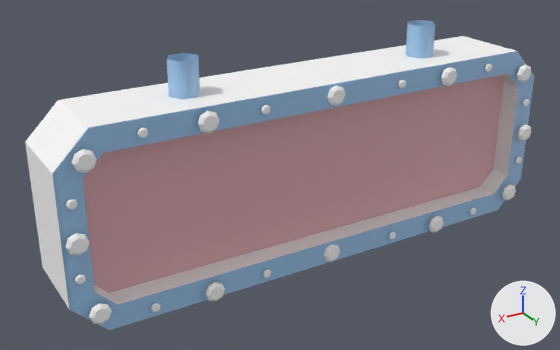
What one commit did to the FBX model Assets/Meshes/DRESSING ROOM/SM_NeonSign_001.fbx.
Both versions are drawn from a camera (50 mm lens) standing at (0.346, 0.522, 0.148) and looking at (0.029, -0.007, -0.116). Arrows for +X, +Y and +Z are at lower right; the lights stay in place. The picture after the commit comes second. Where no turn or scale is listed for an object, it has been applied to the vertices.

The first picture shows 'SM_NeonSign_001'.
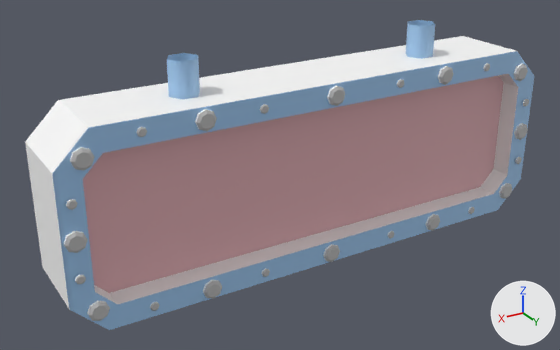
What the commit changed:
Material 'M_NeonSign_001' (mat_m_neonsign_001) is new.
Its base color is (0.5, 0.5, 0.5) (grey #bcbcbc).
me_mesh is used by ob_sm_neonsign_001; location (0.0, 0.0, 0.0).
me_mesh had 632 vertices, 519 faces and spanned x -0.23..0.23, y -0.04..0.04, z -0.192..0.0.
me_mesh now has 632 vertices, 519 faces and spans x -0.23..0.23, y -0.04..0.035, z -0.192..0.0.
me_mesh part 1: the loose piece of 24 vertices spanning x 0.107..0.124, y 0.036..0.04, z -0.191..-0.174 is moved by (0.0, -0.004, 0.0).
me_mesh part 2: the loose piece of 24 vertices spanning x 0.201..0.218, y 0.036..0.04, z -0.18..-0.163 is moved by (0.0, -0.004, 0.0).
me_mesh part 3: the loose piece of 24 vertices spanning x -0.124..-0.107, y 0.036..0.04, z -0.191..-0.174 is moved by (0.0, -0.004, 0.0).
me_mesh part 4: the loose piece of 24 vertices spanning x -0.218..-0.201, y 0.036..0.04, z -0.18..-0.163 is moved by (0.0, -0.004, 0.0).
me_mesh part 5: the loose piece of 24 vertices spanning x 0.107..0.124, y 0.036..0.04, z -0.047..-0.031 is moved by (0.0, -0.004, 0.0).
me_mesh part 6: the loose piece of 24 vertices spanning x 0.212..0.229, y 0.036..0.04, z -0.119..-0.102 is moved by (0.0, -0.004, 0.0).
me_mesh part 7: the loose piece of 24 vertices spanning x -0.124..-0.107, y 0.036..0.04, z -0.047..-0.031 is moved by (0.0, -0.004, 0.0).
me_mesh part 8: the loose piece of 24 vertices spanning x -0.218..-0.201, y 0.036..0.04, z -0.058..-0.042 is moved by (0.0, -0.004, 0.0).
me_mesh part 9: the loose piece of 24 vertices spanning x -0.229..-0.212, y 0.036..0.04, z -0.119..-0.102 is moved by (0.0, -0.004, 0.0).
me_mesh part 10: 288 of the faces centred in x -0.226..0.226, y 0.034..0.04, z -0.188..-0.033 switch from mat_m_knifepainting_001 (picture img_t_knifepainting_allcolor_001_jpg) to mat_m_neonsign_001 (grey #bcbcbc).
me_mesh part 11: texture (UV) coordinates of 288 of 519 faces, centred in x -0.226..0.226, y 0.034..0.04, z -0.188..-0.033, changed; they spanned u 0.0..0.03, v 0.72..0.75 and now span u 0.0..1.0, v 0.0..0.99.
Other edits to the shape of me_mesh do not show in these pictures.

Boxes [x1, y1, x2, y2] around the edits, measured in the pictures (560 x 350 px; the box of a moved part takes in the faces that stretch with it):
'SM_NeonSign_001', reshaped, recoloured, surface changed: [25, 20, 534, 330] in both
part 1 of me_mesh, moved or reshaped: before [205, 282, 225, 301]; after [203, 280, 222, 299]
part 2 of me_mesh, moved or reshaped: before [89, 303, 112, 324]; after [87, 300, 110, 321]
part 3 of me_mesh, moved or reshaped: before [429, 216, 444, 233]; after [425, 214, 440, 231]
part 4 of me_mesh, moved or reshaped: before [502, 184, 516, 200]; after [499, 183, 512, 199]
part 5 of me_mesh, moved or reshaped: before [198, 111, 220, 133]; after [195, 109, 217, 131]
part 6 of me_mesh, moved or reshaped: before [65, 233, 90, 256]; after [64, 231, 88, 253]
part 7 of me_mesh, moved or reshaped: before [441, 67, 457, 86]; after [438, 66, 454, 85]
part 8 of me_mesh, moved or reshaped: before [517, 64, 531, 82]; after [513, 64, 528, 81]
part 9 of me_mesh, moved or reshaped: before [518, 125, 531, 141]; after [514, 123, 528, 140]
part 10 of me_mesh, recoloured: [66, 64, 529, 321] in both
part 11 of me_mesh, surface changed: [66, 64, 529, 321] in both
